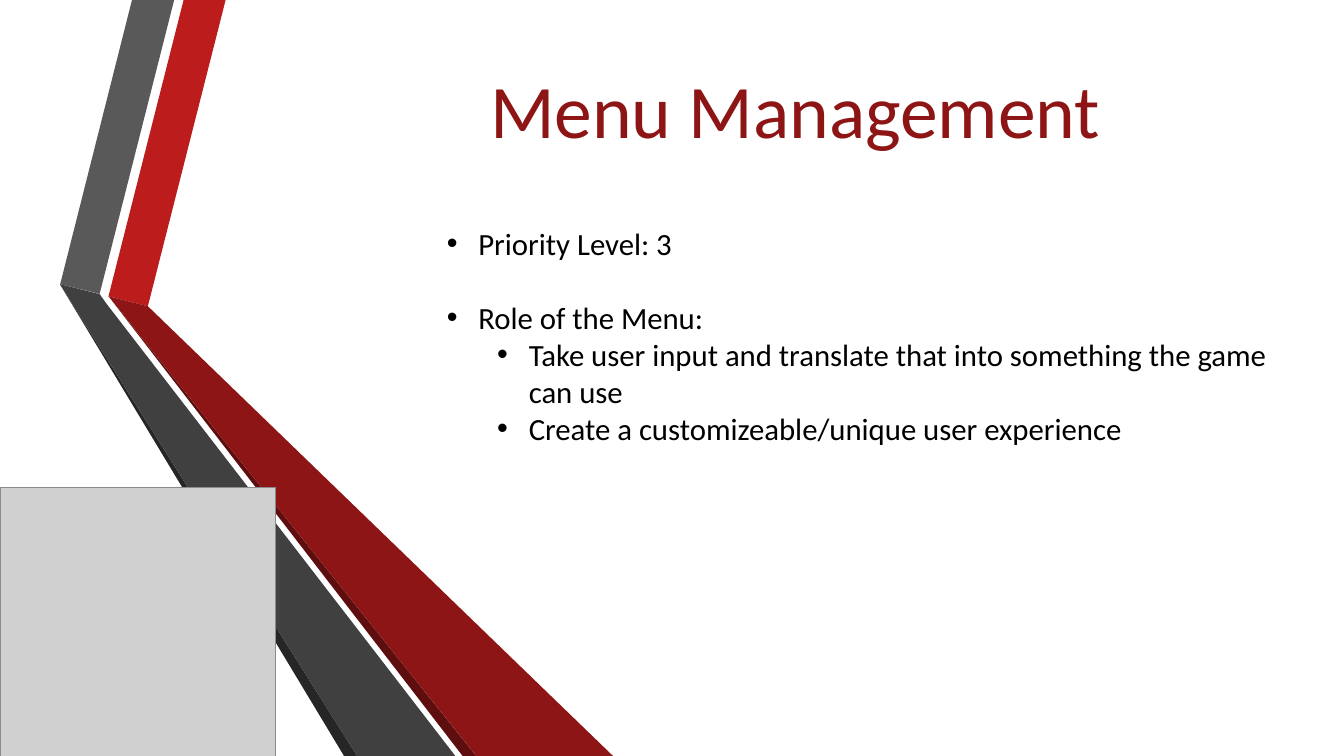
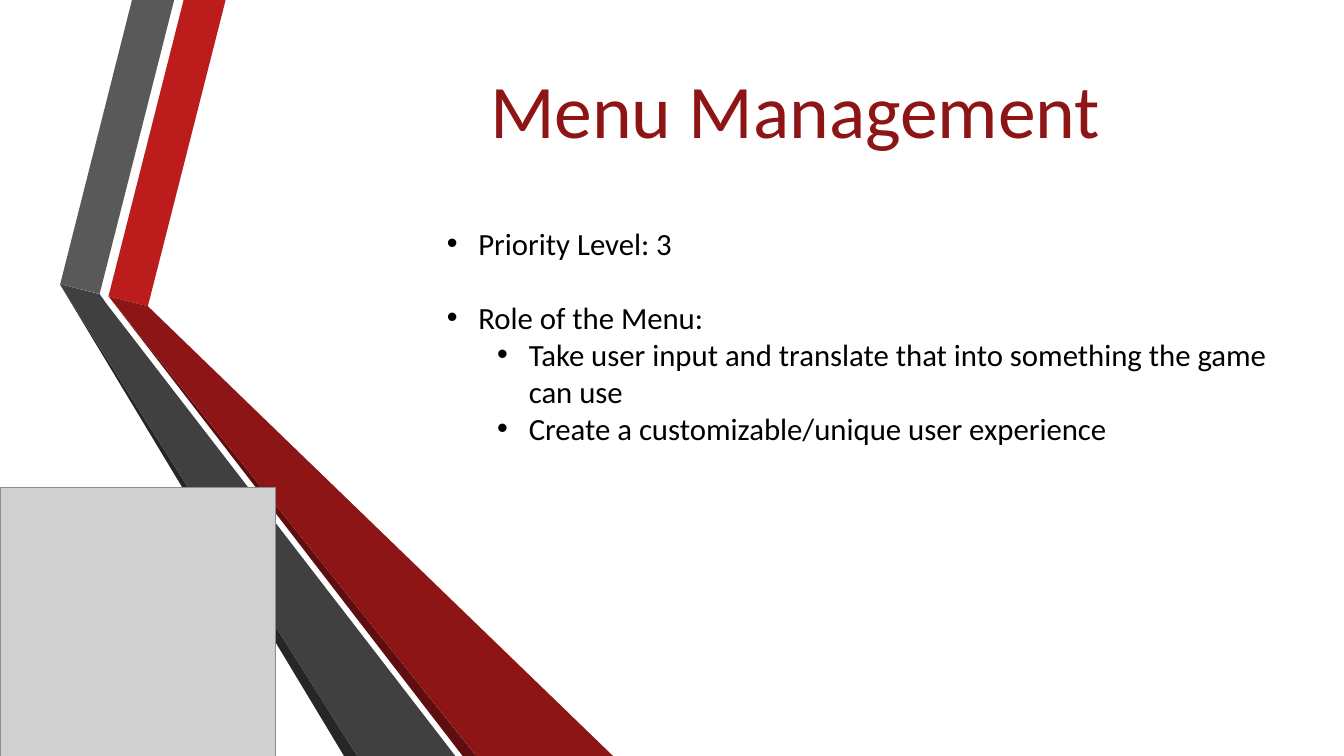
Before and after one commit to Jacob-Friedberg/Maze_Runner, a slide deck: slide 23 of Documents/SA Presentation.pptx (slide 22 before the commit). Drawn at 1344x756 pixels with LibreOffice and Linux fonts; fonts in the diff are those of the drawing; grey boxes stand for pictures; background and template pictures are left out. Boxes give left, top, right and bottom in pixels: in the first picture for what was removed or moved away, otherwise in the second. Text is boxed around its words. In the diff, an @@ line names an element or a change of style, - is before the commit and + after.

```diff
--- a/Documents/SA Presentation.pptx
+++ b/Documents/SA Presentation.pptx
@@ text at [529,418,1106,445]: text changed @@
-  • Create a customizeable/unique user experience
+  • Create a customizable/unique user experience
```
Also in this commit, not shown: 13 other slides changed, 2 slides added, 1 slide removed, 2 other files.
